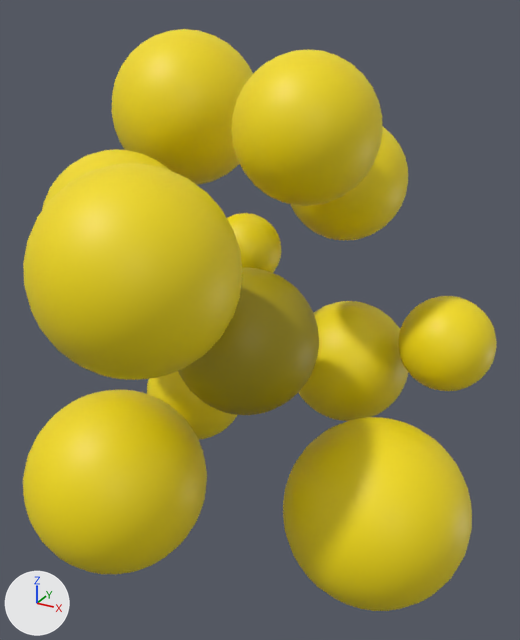
Renders of the glTF model memoire/assets/glb/Infographie-popcorn.glb from each side of a commit.
The view is the same before and after, from a camera (50 mm lens) standing at (3.46, -5.89, 2.83) and looking at (0.23, -0.03, -0.1). Lighting does not change. The marker at lower left points along +X, +Y and +Z. Where no turn or scale is listed for an object, it has been applied to the vertices.

The first picture shows 'bruitage.001', 'dialogue.001', 'effets sonores.001', 'intro.001', 'isolement.001', 'musique.001', 'narrateur.001', 'narration.001', 'personnages.001', 'silence.001', 'son 3d.001', 'voix.001'.
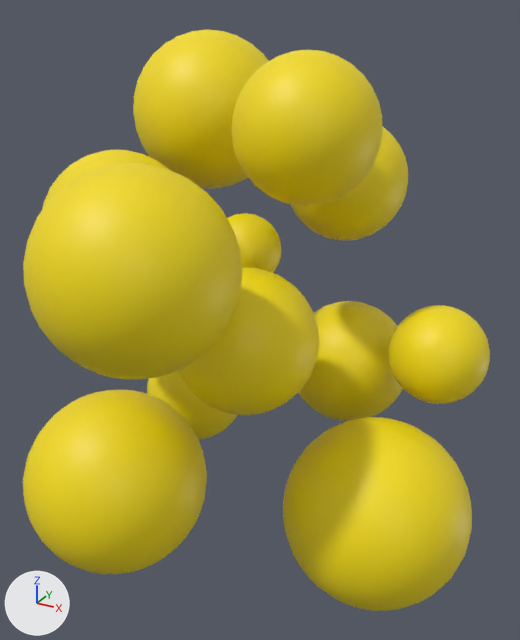
Location of each change, (x1, y1, x2, y2) in pixels of the pictures (520 x 640 px):
'isolement.001', moved: before (23, 163, 242, 380); after (23, 163, 242, 379)
'dialogue.001', moved: before (112, 29, 253, 185); after (133, 30, 269, 188)
'intro.001', recoloured: (178, 267, 319, 415) in both
'musique', added (yellow): after (389, 305, 490, 404)
'musique.001', deleted (yellow): before (398, 296, 497, 391)

The edits, one by one:
Material 'Intro' (mat_intro) changes colour from yellow #a99904 to yellow #f6de06; in linear values from (0.397, 0.317, 0.00125) to (0.922, 0.73, 0.00182).
Mesh me_sphere_153 is new.
It is a UV sphere (32 segments, 16 rings, poles along z) spanning x -0.5..0.5, y -0.5..0.5, z -0.5..0.5.
It uses material mat_musique (yellow #f6de06).
Object 'dialogue.001' (ob_dialogue_001) moves from (-1.65, 1.57, 1.66) to (-1.33, 1.57, 1.66).
Object 'musique.001' (ob_musique_001) is deleted.
Object 'musique' (ob_musique) is new; it shows me_sphere_153.
Its location is (1.87, 0.75, -0.43).
